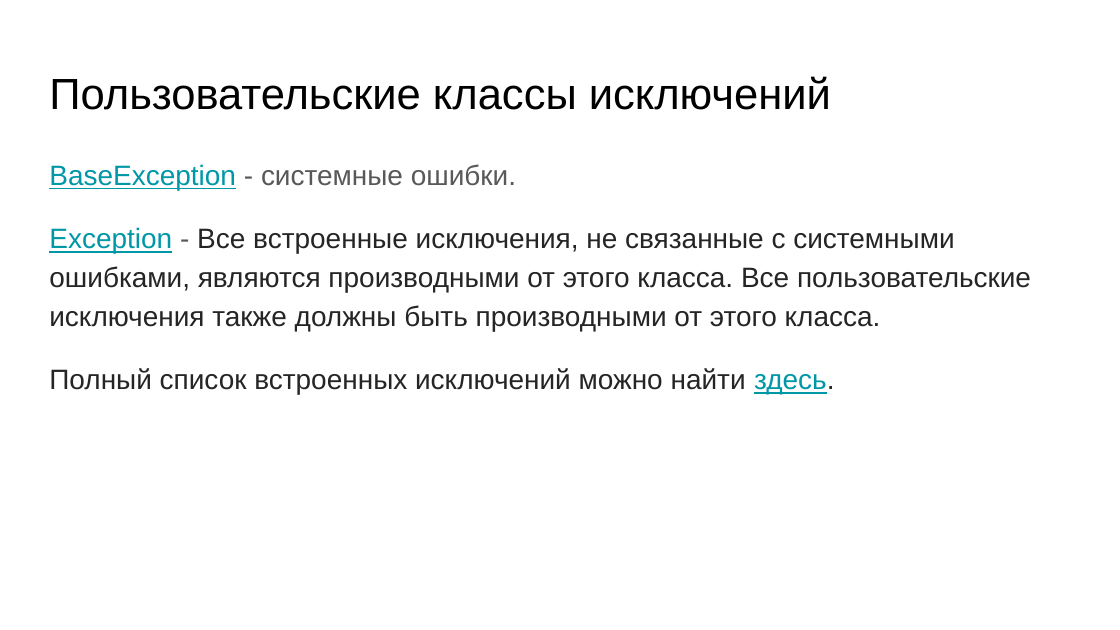
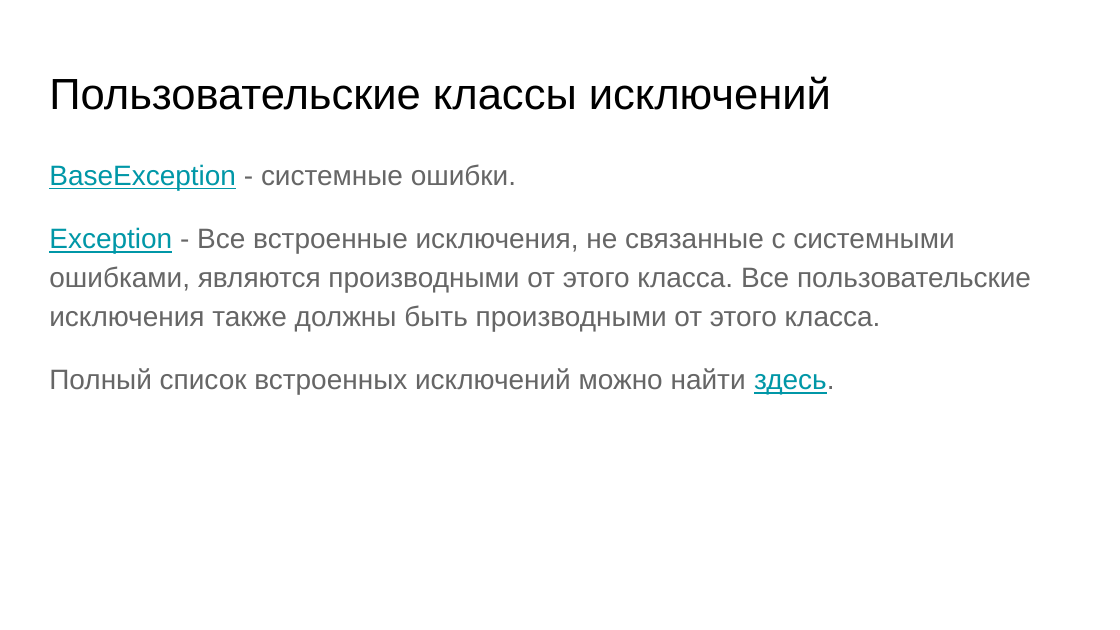
Before and after one commit to skhayrulin/python_course, a slide deck: slide 15 of lecture/Lecture11.pptx (slide 17 before the commit). Drawn at 1120x630 pixels with LibreOffice and Linux fonts; fonts in the diff are those of the drawing. Boxes give left, top, right and bottom in pixels: in the first picture for what was removed or moved away, otherwise in the second. Text is boxed around its words. In the diff, an @@ line names an element or a change of style, - is before the commit and + after.

```diff
--- a/lecture/Lecture11.pptx
+++ b/lecture/Lecture11.pptx
@@ text "BaseException - системные ошибки." at <box>49,164,1031,394</box>: text colour #595959 to #666666 in "- системные ошибки.", "-"; text colour #252525 to #666666 in "Все встроенные исключения, не связанные с системными ...", "Полный список встроенных исключений можно найти здесь." @@
```
Also in this commit, not shown: 3 other slides changed, 14 slides added, 6 slides removed, 3 other files.
